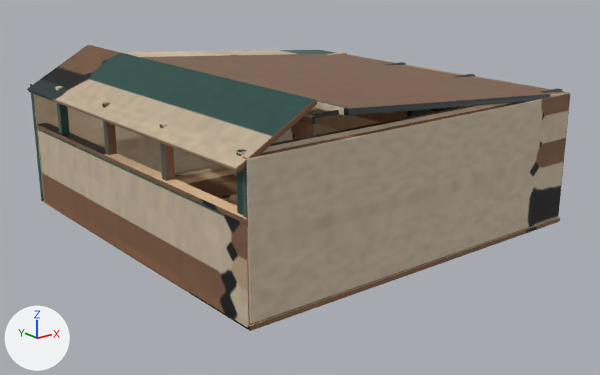
The glTF model public/room-art/compaii-atelier/gallery-sealed.glb: old version first, new version second.
Camera for both pictures: a camera (50 mm lens) standing at (-15.64, -19.89, 8.69) and looking at (-0.14, -0.51, 0.94). Arrows for +X, +Y and +Z are at lower left; the lights stay in place. The picture after the commit comes second. Vertices at exactly the same position are counted once.

Script lines for the objects in view, before the commit:
```python
me_cube_158 = bpy.data.meshes.new('Cube.158')
me_cube_158.from_pydata(...)  # 7100 vertices, 13912 faces; spans x -6.11..5.92, y -5.89..6.06, z -0.03..5.03
me_cube_158.materials.append(mat_ivory_limewash)
me_cube_158.materials.append(mat_dark_oiled_oak)
me_cube_158.materials.append(mat_weathered_copper)
me_cube_158.materials.append(mat_split_basalt)
me_cube_158.materials.append(mat_ivory_lettering)
me_cube_158.materials.append(mat_honed_honey_limestone)
me_cube_158.materials.append(mat_blue_gunmetal)
me_cube_158.materials.append(mat_satin_brass)
me_cube_158.materials.append(mat_honey_lamp_glass)
ob_vis___collection_gallery = bpy.data.objects.new('VIS · Collection gallery', me_cube_158)
ob_vis___collection_gallery.location = (0.0, 0.0, 0.0)
```
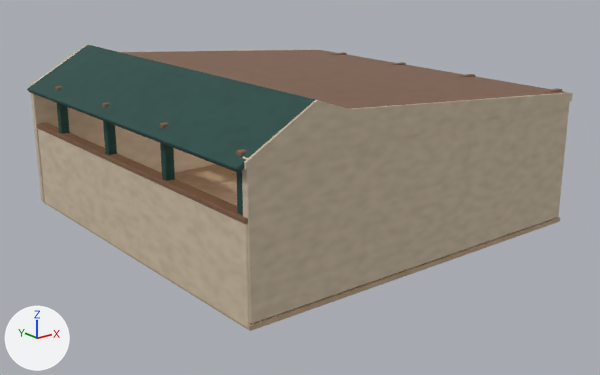
Commit message: Close the gallery gables without filling the clerestory

Patch to the scene script:
```diff
--- a/public/room-art/compaii-atelier/gallery-sealed.glb.py
+++ b/public/room-art/compaii-atelier/gallery-sealed.glb.py
@@ me_cube_158 @@
 # used by ob_vis___collection_gallery; location = (0.0, 0.0, 0.0)
-me_cube_158.from_pydata(...)  # 7100 vertices, 13912 faces; spans x -6.11..5.92, y -5.89..6.06, z -0.03..5.03
+me_cube_158.from_pydata(...)  # 7316 vertices, 14328 faces; spans x -6.11..5.92, y -5.89..6.06, z -0.03..5.03
+# me_cube_158 part 1
+# 6 vertices are added at (-5.91, -5.88, 3.78), (5.91, -5.88, 3.78), (5.91, -5.88, 4.01), (-2.96, -5.88, 4.69), (-3.94, -5.88, 5.03), (-5.91, -5.88, 3.93)
+# 6 new vertices lie (0.0, 0.26, 0.0) away from vertices in x -5.91..5.91, y -5.88, z 3.78..5.03
+# 20 new faces join them, mat_ivory_limewash
+# me_cube_158 part 2
+# 6 vertices are added at (-5.91, 5.77, 3.78), (5.91, 5.77, 3.78), (5.91, 5.77, 4.01), (-2.96, 5.77, 4.69), (-3.94, 5.77, 5.03), (-5.91, 5.77, 3.93)
+# 6 new vertices lie (0.0, 0.19, 0.0) away from vertices in x -5.91..5.91, y 5.77, z 3.78..5.03
+# 20 new faces join them, mat_ivory_limewash
+# me_cube_158 part 3: 13882 kept faces spanning x -6.11..5.92, y -5.89..6.06, z -0.03..5.03 get new texture (UV) coordinates
+# other edits to the shape of me_cube_158 do not show in these pictures
 me_cube_158.materials.append(mat_ivory_limewash)
```

Changed parts and their boxes [x1, y1, x2, y2] in the pictures (600 x 375 px):
'VIS · Collection gallery', reshaped
    before: [27, 45, 570, 331]
    after: [27, 44, 573, 331]
part 1 of me_cube_158, added (brown)
    after: [244, 92, 573, 169]
part 2 of me_cube_158, added
    after: [32, 44, 319, 85]
part 3 of me_cube_158, surface changed
    both: [27, 45, 570, 331]
